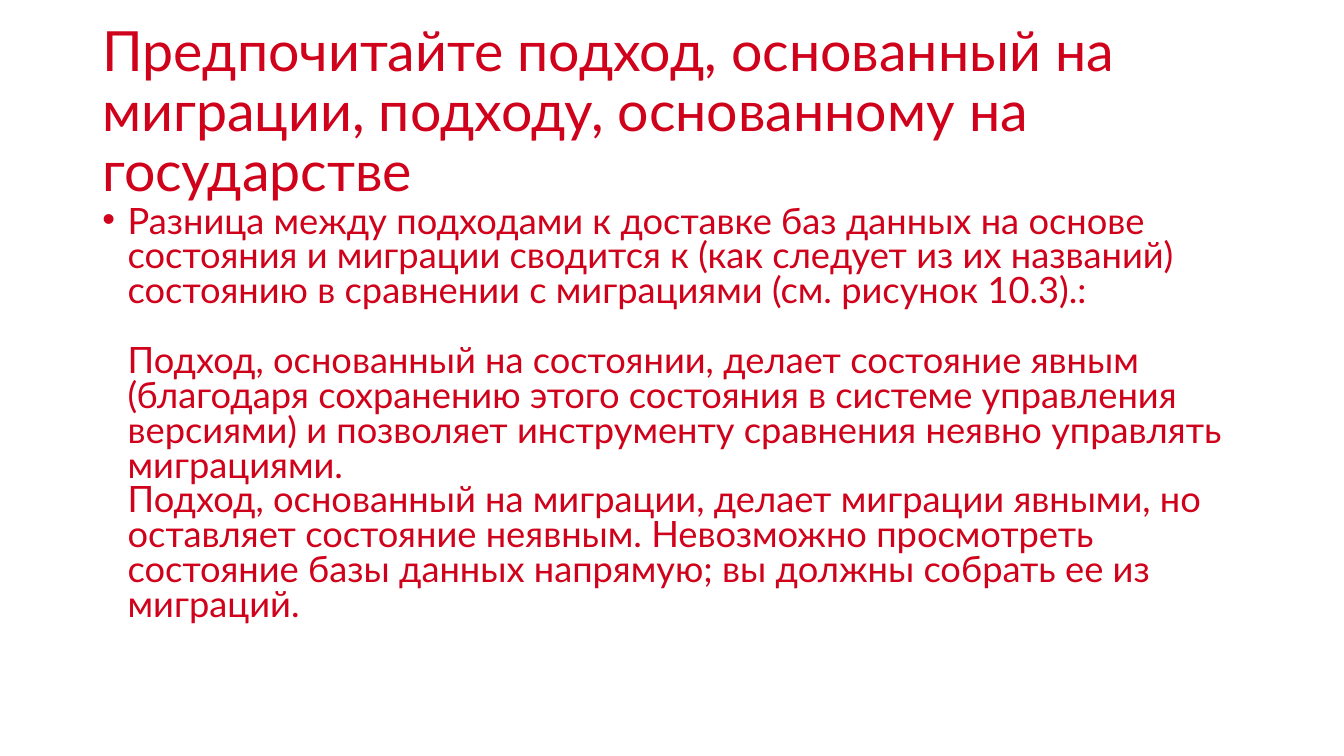
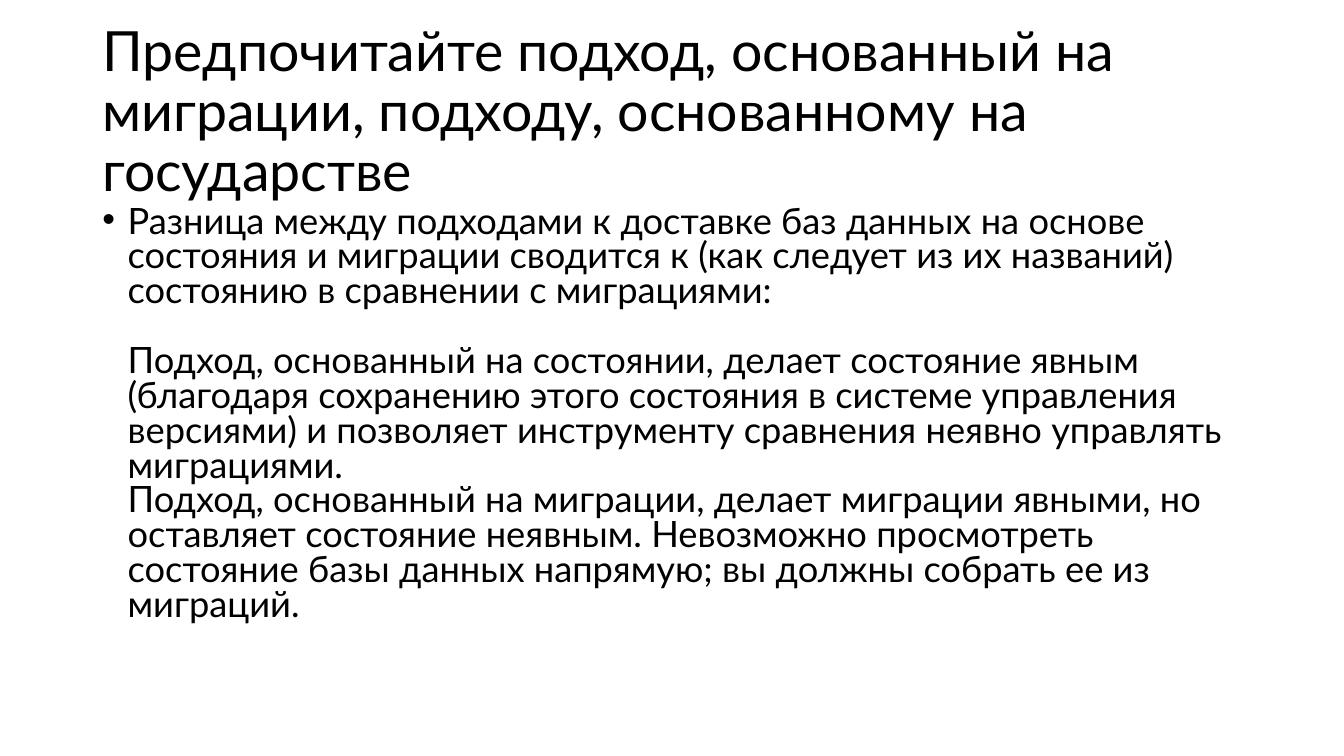
Before and after one commit to Sa1Gur/DbTest.Containers, a slide deck: slide 15 of DbaseTesting.pptx (slide 16 before the commit). Drawn at 1344x756 pixels with LibreOffice and Linux fonts; fonts in the diff are those of the drawing. Boxes give left, top, right and bottom in pixels: in the first picture for what was removed or moved away, otherwise in the second. Text is boxed around its words. In the diff, an @@ line names an element or a change of style, - is before the commit and + after.

Commit message:
cleanup text

```diff
--- a/DbaseTesting.pptx
+++ b/DbaseTesting.pptx
@@ title "Предпочитайте подход, основанный на миграции, ..." at (x1=102, y1=31, x2=1114, y2=201): text colour #D0021B to #000000 @@
@@ text at (x1=128, y1=208, x2=1221, y2=624): text changed; text colour #D0021B to #000000 @@
-• Разница между подходами к доставке баз данных на основе состояния и миграции сводится к (как следует из их названий) состоянию в сравнении с миграциями (см. рисунок 10.3).:
-  Подход, основанный на состоянии, делает состояние явным (благодаря сохранению этого состояния в системе управления версиями) и позволяет инструменту сравнения неявно управлять миграциями.
-  Подход, основанный на миграции, делает миграции явными, но оставляет состояние неявным. Невозможно просмотреть состояние базы данных напрямую; вы должны собрать ее из миграций.
+• Разница между подходами к доставке баз данных на основе состояния и миграции сводится к (как следует из их названий) состоянию в сравнении с миграциями:
+  Подход, основанный на состоянии, делает состояние явным (благодаря сохранению этого состояния в системе управления версиями) и позволяет инструменту сравнения неявно управлять миграциями.
+  Подход, основанный на миграции, делает миграции явными, но оставляет состояние неявным. Невозможно просмотреть состояние базы данных напрямую; вы должны собрать ее из миграций.
```
Also in this commit, not shown: 20 other slides changed, 3 slides added, 4 slides removed.
